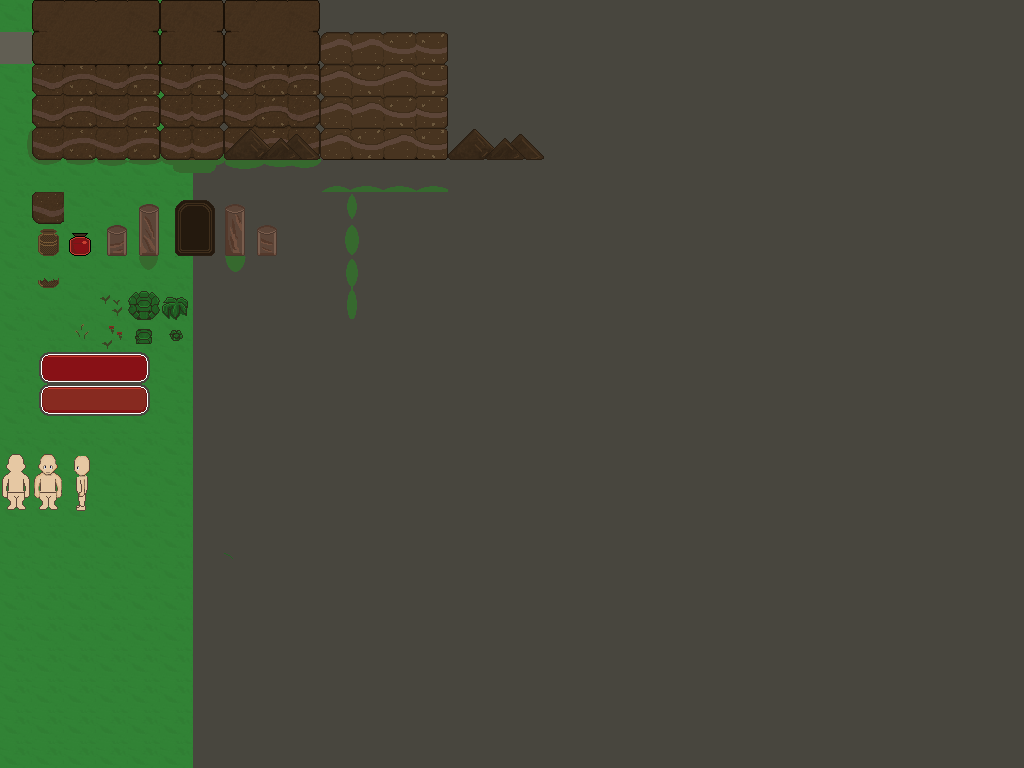
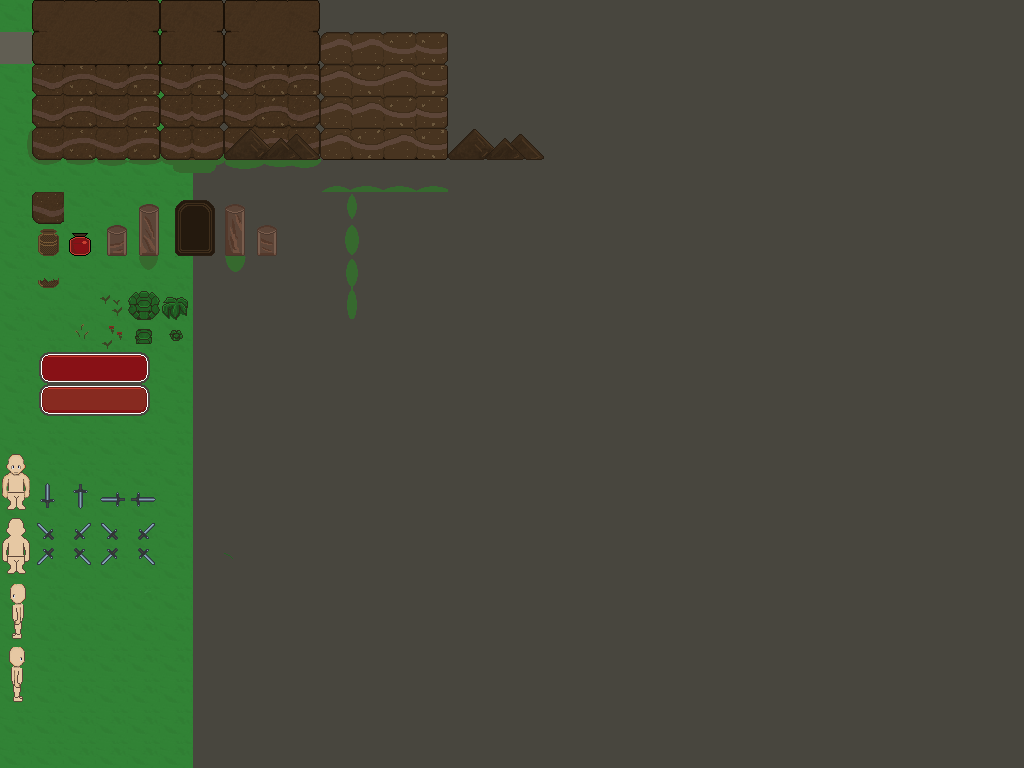
Two versions of the same layered image (1024 × 768). Layer-by-layer changes:
added layer "Weapons" above "Hero shading" over [37, 483, 156, 565]
painted on "Hero shading" over [2, 454, 151, 702]
